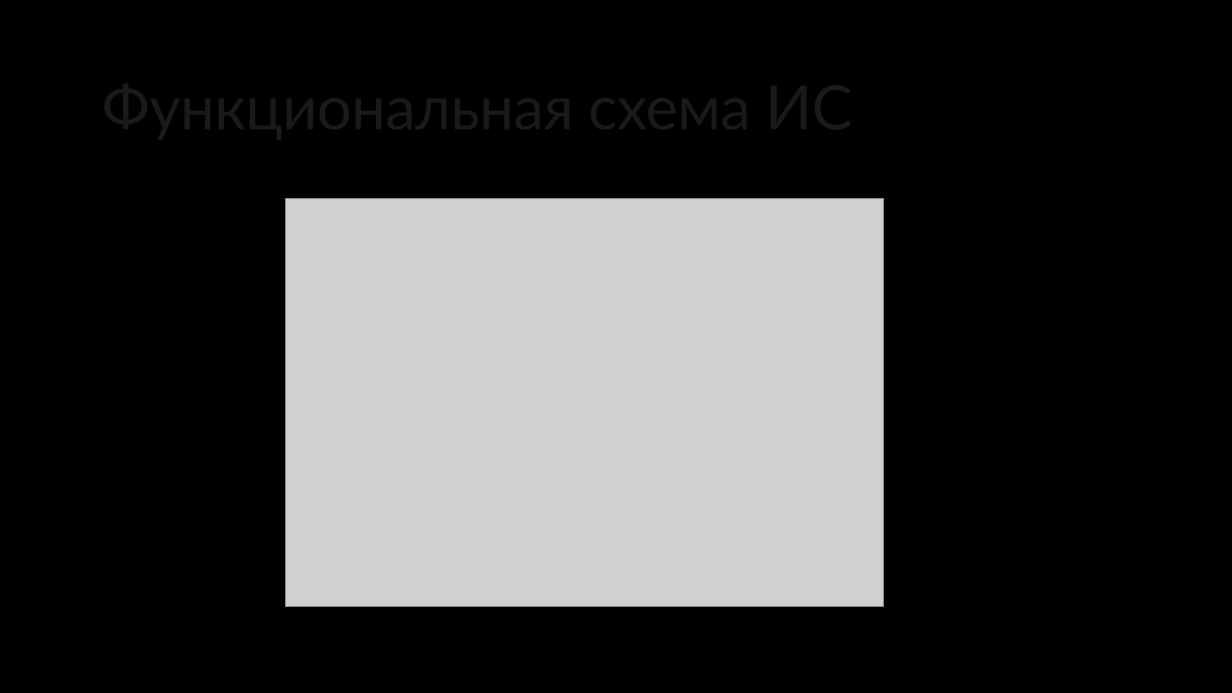
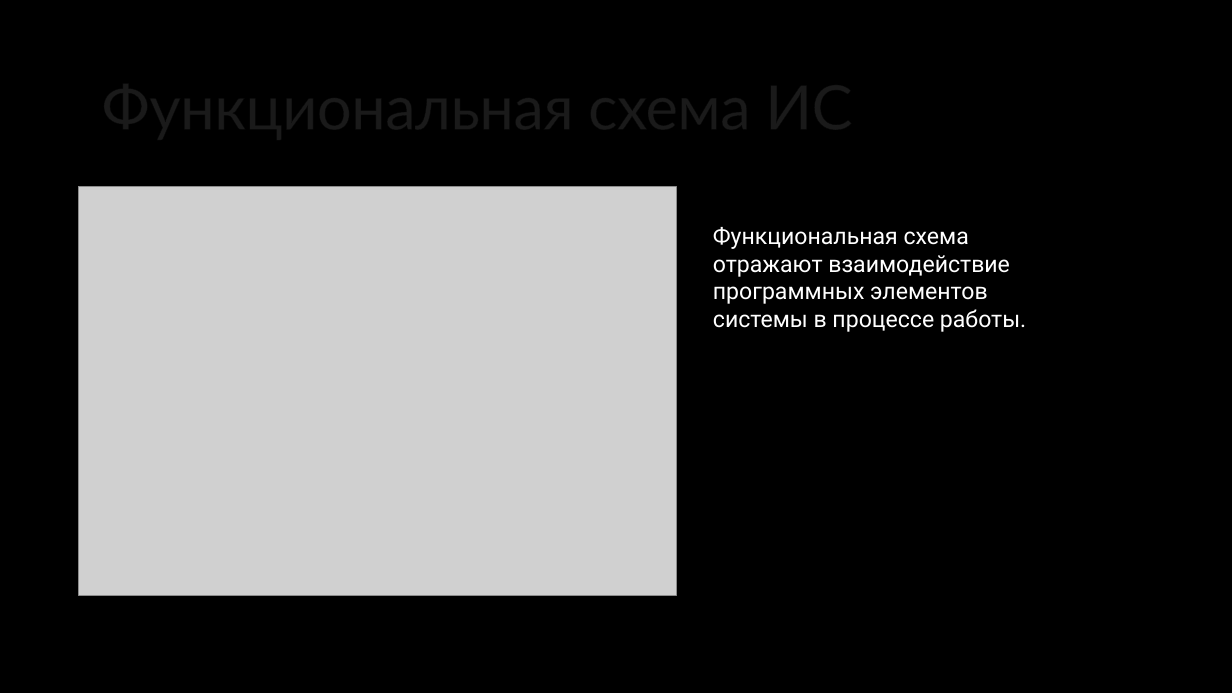
Before and after one commit to Evdokimov27/Airplane-Sale-Tiket, a slide deck: slide 6 of Курсовой Евдокимов.pptx. Drawn at 1232x693 pixels with LibreOffice and Linux fonts; fonts in the diff are those of the drawing; grey boxes stand for pictures; background and template pictures are left out. Boxes give left, top, right and bottom in pixels: in the first picture for what was removed or moved away, otherwise in the second. Text is boxed around its words. In the diff, an @@ line names an element or a change of style, - is before the commit and + after.

```diff
--- a/Курсовой Евдокимов.pptx
+++ b/Курсовой Евдокимов.pptx
@@ picture: place and size @@
-picture at [286,199,884,607]
+picture at [78,187,676,595]
@@ text added at [713,227,1026,332], 18 pt, text #FFFFFF @@
+Функциональная схема отражают взаимодействие программных элементов системы в процессе работы.
```
Also in this commit, not shown: 4 other slides changed.
